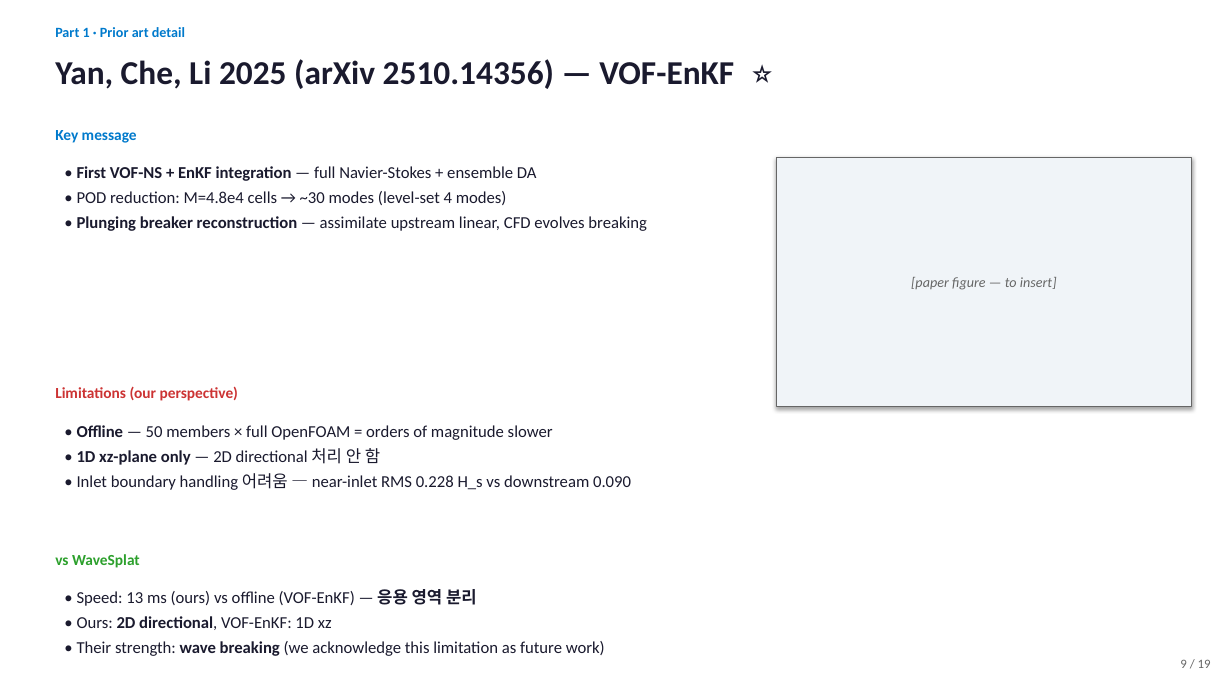
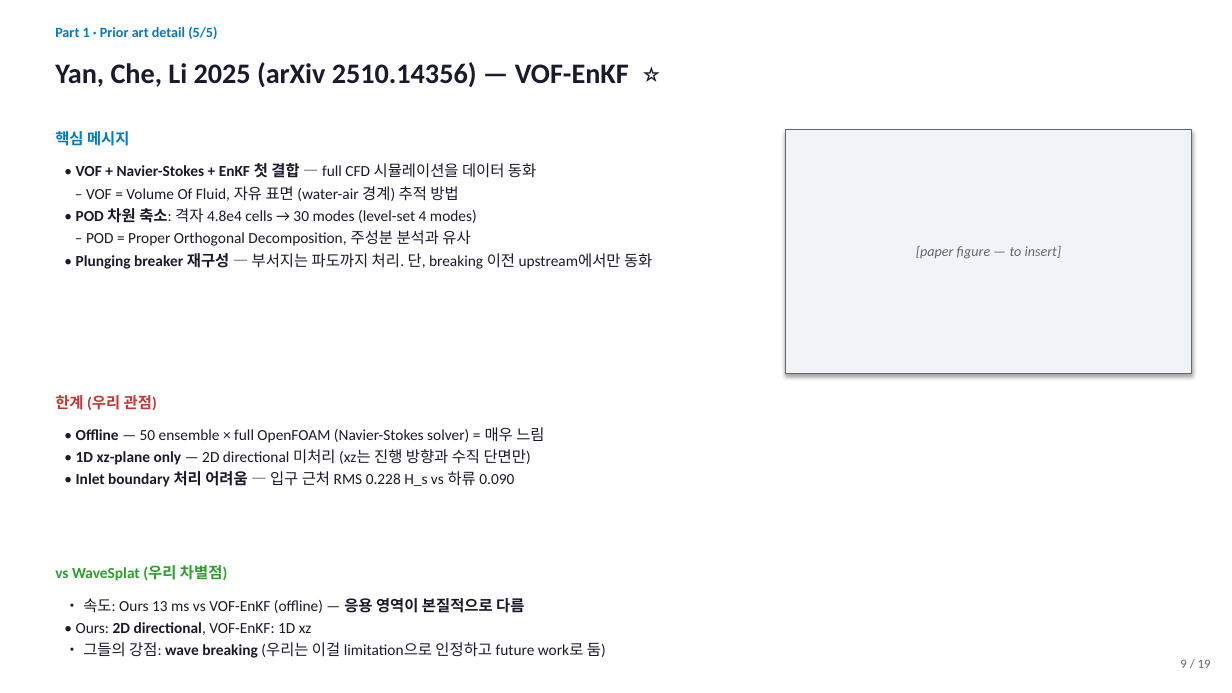
Before and after one commit to SAEYONGPARK94/wavesplat, a slide deck: slide 9 of wavesplat/docs/labmeeting_2026_05_13.pptx. Drawn at 1232x693 pixels with LibreOffice and Linux fonts; fonts in the diff are those of the drawing. Boxes give left, top, right and bottom in pixels: in the first picture for what was removed or moved away, otherwise in the second. Text is boxed around its words. In the diff, an @@ line names an element or a change of style, - is before the commit and + after.

```diff
--- a/wavesplat/docs/labmeeting_2026_05_13.pptx
+++ b/wavesplat/docs/labmeeting_2026_05_13.pptx
@@ text at (x1=55, y1=26, x2=217, y2=39): text changed @@
-Part 1 · Prior art detail
+Part 1 · Prior art detail (5/5)
@@ text "Yan, Che, Li 2025 (arXiv ..." at (x1=55, y1=62, x2=629, y2=87): size 26 to 22 pt @@
@@ text at (x1=55, y1=131, x2=129, y2=146): text changed @@
-Key message
+핵심 메시지
@@ rectangle "[paper figure — to insert]" resized from (x1=776, y1=157, x2=1192, y2=407) to (x1=786, y1=129, x2=1192, y2=373) @@
@@ text at (x1=76, y1=161, x2=652, y2=269): text changed; size 13 to 12 pt @@
-• First VOF-NS + EnKF integration — full Navier-Stokes + ensemble DA
-• POD reduction: M=4.8e4 cells → ~30 modes (level-set 4 modes)
-• Plunging breaker reconstruction — assimilate upstream linear, CFD evolves breaking
+• VOF + Navier-Stokes + EnKF 첫 결합 — full CFD 시뮬레이션을 데이터 동화
+– VOF = Volume Of Fluid, 자유 표면 (water-air 경계) 추적 방법
+• POD 차원 축소: 격자 4.8e4 cells → 30 modes (level-set 4 modes)
+– POD = Proper Orthogonal Decomposition, 주성분 분석과 유사
+• Plunging breaker 재구성 — 부서지는 파도까지 처리. 단, breaking 이전 upstream에서만 동화
@@ text at (x1=55, y1=395, x2=157, y2=410): text changed @@
-Limitations (our perspective)
+한계 (우리 관점)
@@ text at (x1=76, y1=427, x2=544, y2=487): text changed; size 13 to 12 pt @@
-• Offline — 50 members × full OpenFOAM = orders of magnitude slower
-• 1D xz-plane only — 2D directional 처리 안 함
-• Inlet boundary handling 어려움 — near-inlet RMS 0.228 H_s vs downstream 0.090
+• Offline — 50 ensemble × full OpenFOAM (Navier-Stokes solver) = 매우 느림
+• 1D xz-plane only — 2D directional 미처리 (xz는 진행 방향과 수직 단면만)
+• Inlet boundary 처리 어려움 — 입구 근처 RMS 0.228 H_s vs 하류 0.090
@@ text at (x1=55, y1=565, x2=227, y2=581): text changed @@
-vs WaveSplat
+vs WaveSplat (우리 차별점)
@@ text "• 속도: Ours 13 ms ..." moved from (x1=77, y1=589, x2=605, y2=656) to (x1=76, y1=598, x2=606, y2=658) @@
@@ text at (x1=83, y1=598, x2=524, y2=613): text changed; size 13 to 12 pt @@
-• Speed: 13 ms (ours) vs offline (VOF-EnKF) — 응용 영역 분리
+• 속도: Ours 13 ms vs VOF-EnKF (offline) — 응용 영역이 본질적으로 다름
@@ text at (x1=76, y1=622, x2=312, y2=635): size 13 to 12 pt in "• Ours: 2D directional, VOF-EnKF: 1D xz"; less space between paragraphs @@
@@ text at (x1=83, y1=642, x2=606, y2=658): text changed; size 13 to 12 pt @@
-• Their strength: wave breaking (we acknowledge this limitation as future work)
+• 그들의 강점: wave breaking (우리는 이걸 limitation으로 인정하고 future work로 둠)
```
Also in this commit, not shown: 24 other slides changed, 1 slide added, 1 slide removed, 2 other files.
